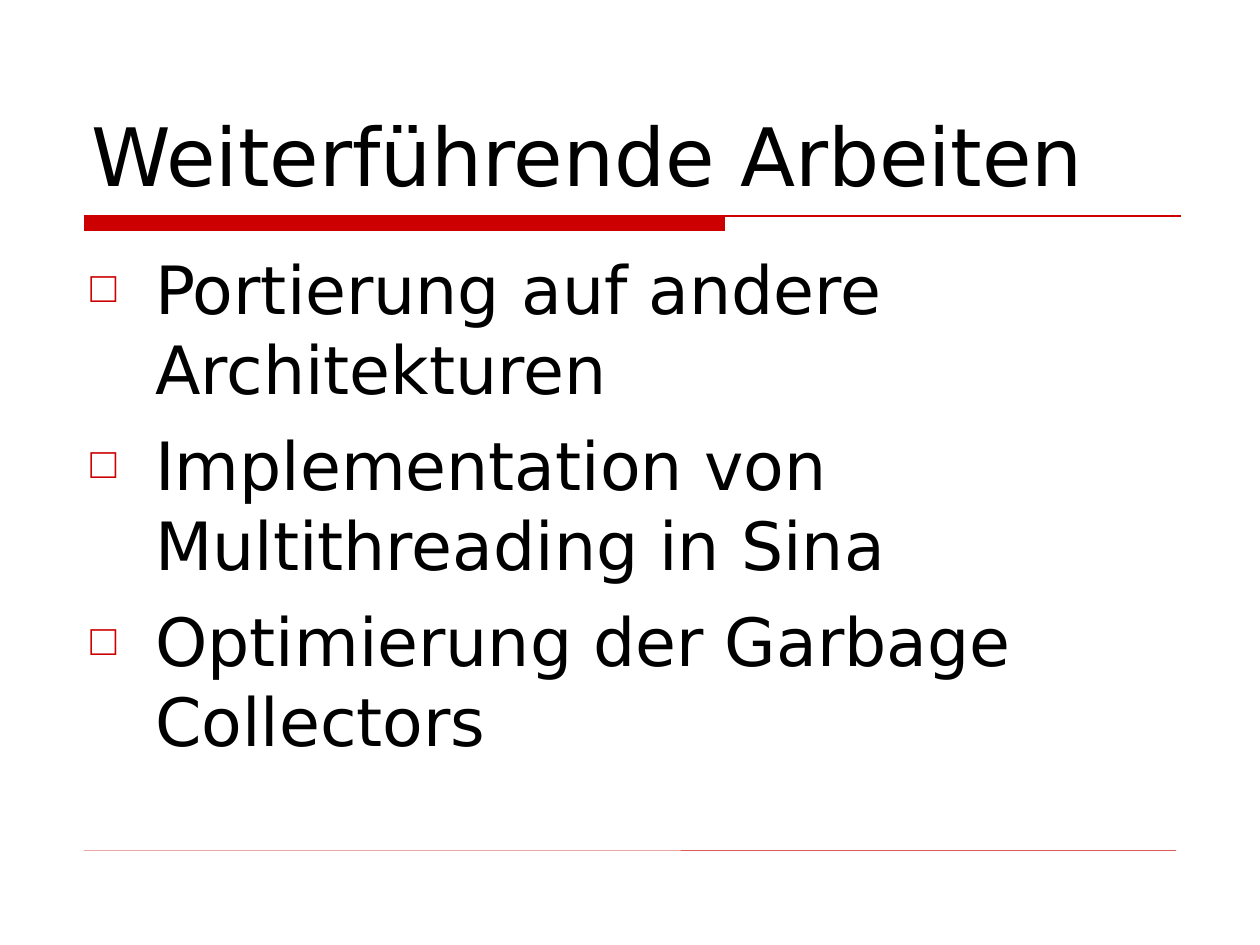
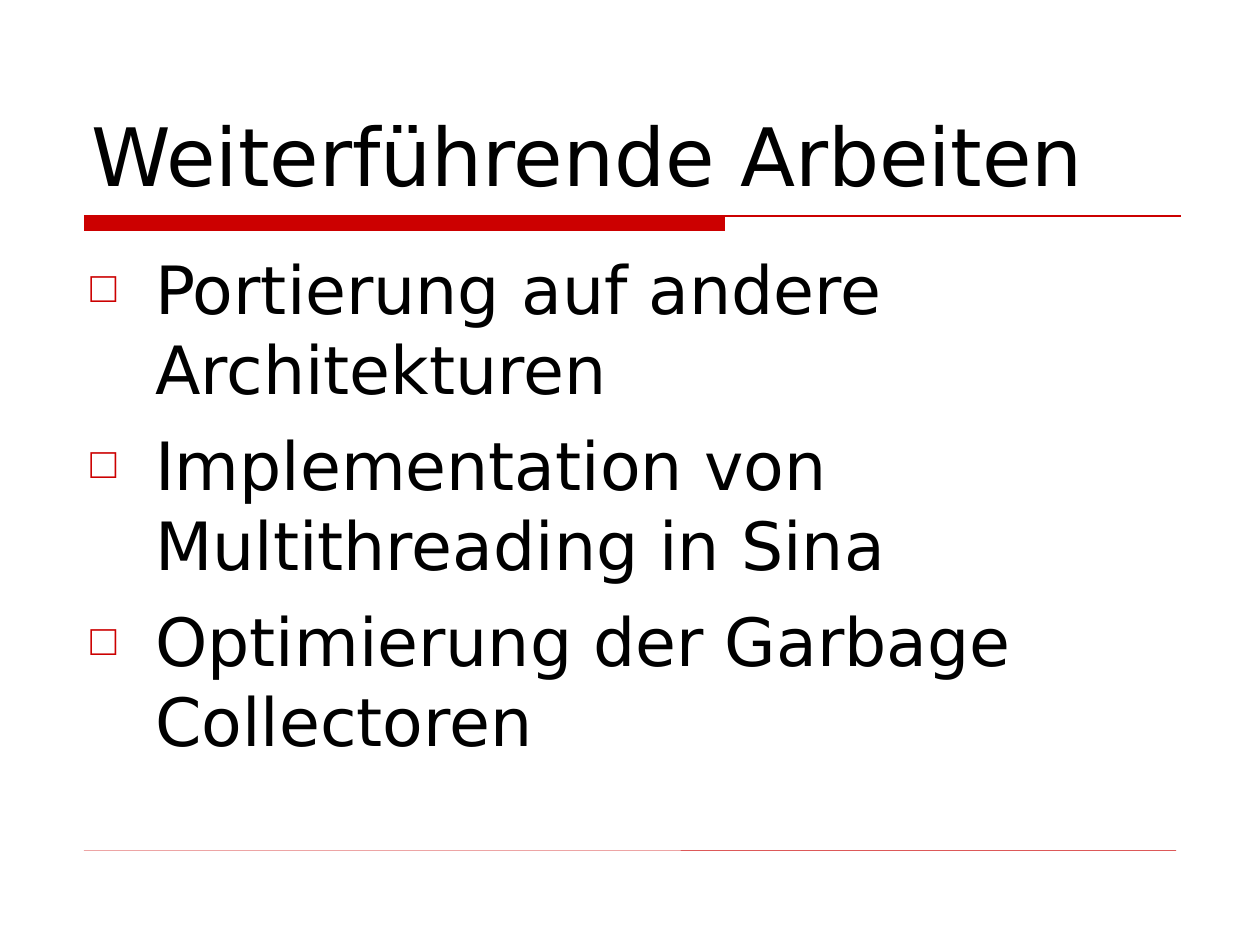
Before and after one commit to daren-thomas/sinavm, a slide deck: slide 15 of Semesterarbeit_Praesentation.ppt. Drawn at 1260x945 pixels with LibreOffice and Linux fonts; fonts in the diff are those of the drawing; background and template pictures are left out. Boxes give left, top, right and bottom in pixels: in the first picture for what was removed or moved away, otherwise in the second. Text is boxed around its words. In the diff, an @@ line names an element or a change of style, - is before the commit and + after.

```diff
--- a/Semesterarbeit_Praesentation.ppt
+++ b/Semesterarbeit_Praesentation.ppt
@@ text at box(155, 615, 1011, 747): text changed @@
-□ Optimierung der Garbage Collectors
+□ Optimierung der Garbage Collectoren
```
Also in this commit, not shown: 2 other slides changed.
